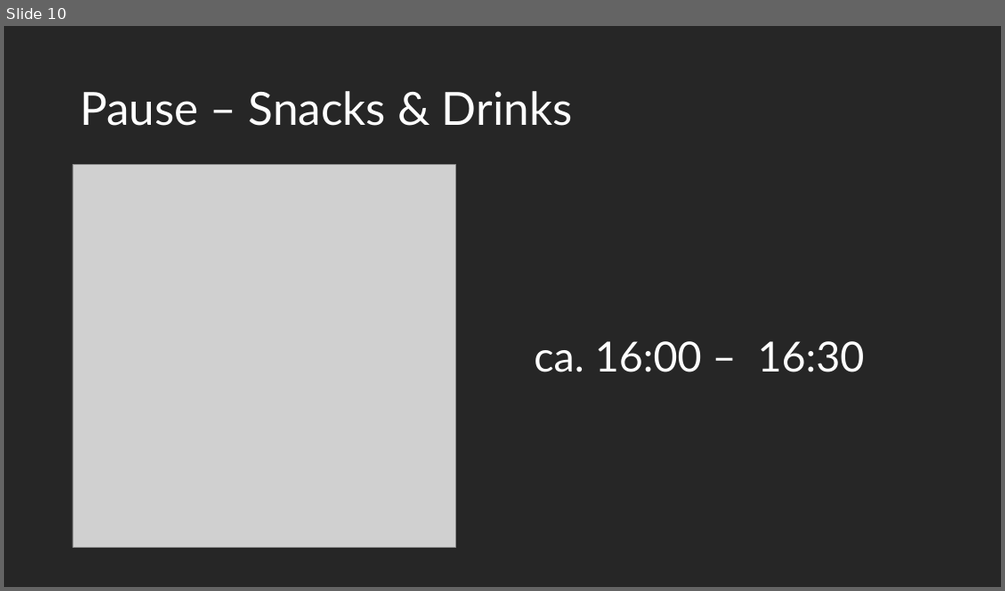
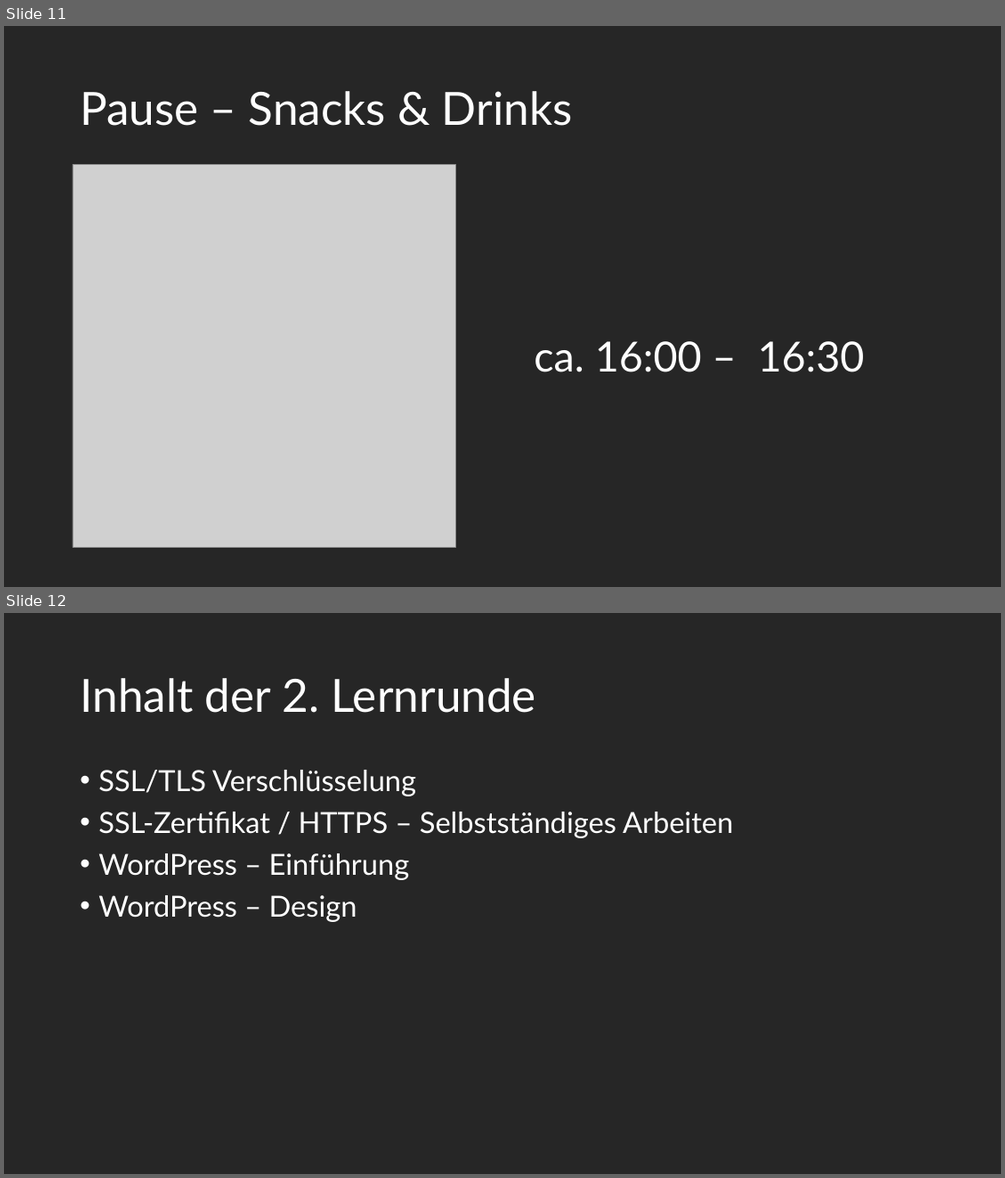
Before and after one commit to maximotus/skill-saturday-wordpress-portfolio-website, a slide deck: wordpress-portfolio-website-presentation.pptx. Shown one above the other, each under a label of ours: slide 10 before the commit, slides 11 and 12 after it. The pictures are 1005x591 and 1005x1178 pixels, drawn with LibreOffice and Linux fonts; fonts in the diff are those of the drawing; grey boxes stand for pictures. Boxes give left, top, right and bottom in pixels: in the first picture for what was removed or moved away, otherwise in the second. Text is boxed around its words. In the diff, an @@ line names an element or a change of style, - is before the commit and + after.

```diff
--- a/wordpress-portfolio-website-presentation.pptx
+++ b/wordpress-portfolio-website-presentation.pptx
@@ slide 12 added at (4,613,1001,1174), background #262626 @@
@@ title added at (80,678,536,713), 44 pt, text #FFFFFF @@
+Inhalt der 2. Lernrunde
@@ text added at (98,770,733,922), 28 pt, text #FFFFFF @@
+• SSL/TLS Verschlüsselung
+• SSL-Zertifikat / HTTPS – Selbstständiges Arbeiten
+• WordPress – Einführung
+• WordPress – Design
@@ what was slide 10 is now slide 11 @@
```
Also in this commit, not shown: 11 slides changed, 4 other slides added, 16 other files.
